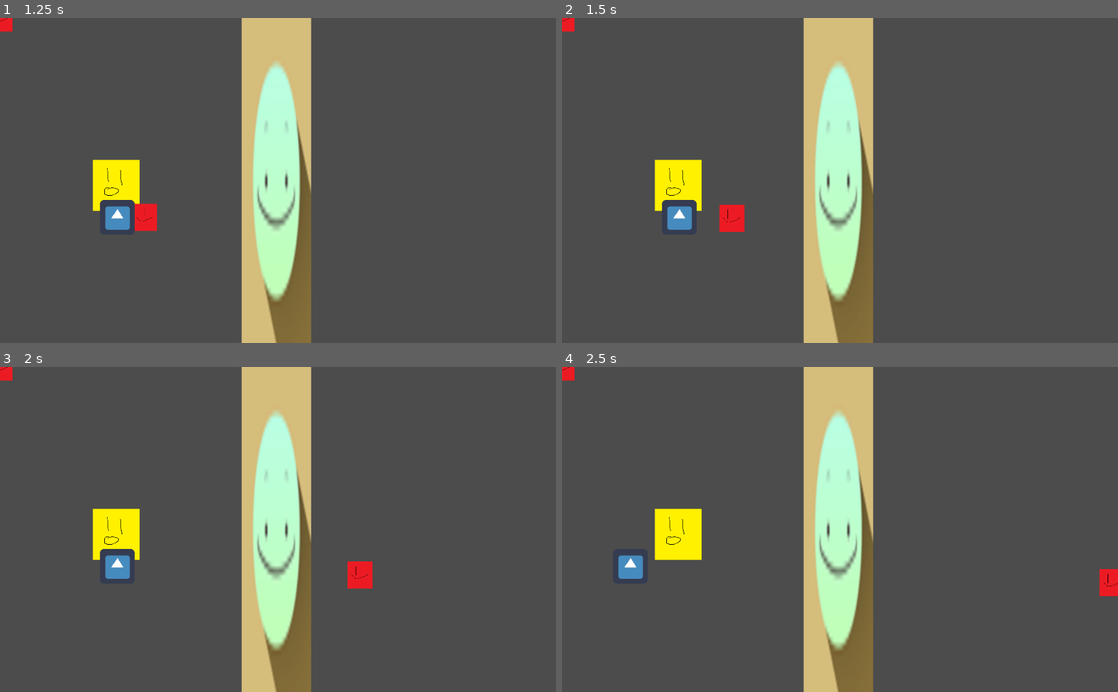
Above: before the commit, frames 1-4 (two rows, left to right).
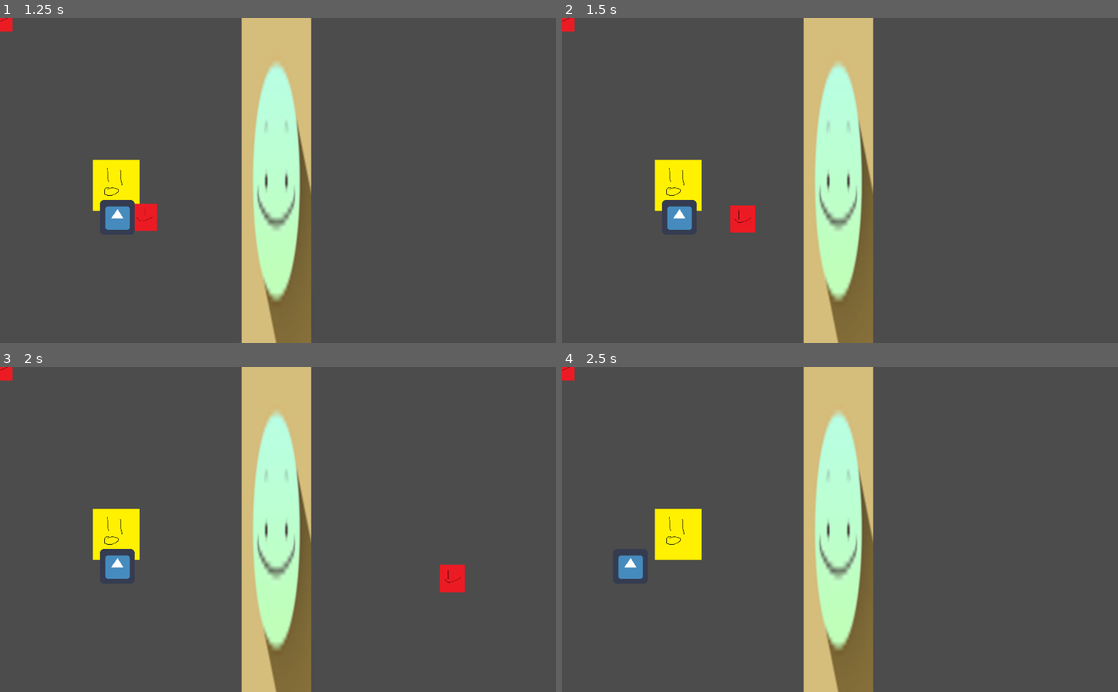
Above: after the commit, the same moments.

Repository: Lucianono/DinerWithMonster
Game: Godot game, scene res://on-site.tscn
Same seed, same stepped clock (60 frames per second), same inputs: the game is played once before the commit and once after it. The engine's default icon, where the game draws it, is replaced by a stand-in: a white triangle on a blue panel in a dark square.
Inputs (mouse positions are in pixels of both pictures, inside the frame that each line leads up to):
- Up to frame 1 (1.25 s): tap Enter at 0.5 s; move the mouse to (250, 245) at 0.52 s; hold Up (ui_up) from 0.53 s (still down); click (250, 245) at 0.67 s
- Up to frame 2 (1.5 s): keep holding Up (ui_up); tap Space at 1.25 s; move the mouse to (1006, 229) at 1.27 s; click (1006, 229) at 1.42 s
- Up to frame 3 (2 s): keep holding Up (ui_up)
- Up to frame 4 (2.5 s): move the mouse to (673, 480) at 2.02 s; release Up (ui_up) at 2.03 s; hold Left (ui_left) from 2.03 s (still down); click (673, 480) at 2.17 s

Frame 1 is identical in both runs. In frame 2, 0.4% of the frame differs, in the area x 28-35%, y 57-67%; in frame 3, 0.8%, in the area x 62-84%, y 59-70%; in frame 4, 0.3%.

Commit message:
added comments

Diff:
--- a/egg-coop.gd
+++ b/egg-coop.gd
@@ -5,7 +5,7 @@
 func _ready():
 	pass
 
-
+#when caldo touch coop
 func _on_Area2D_area_entered(area):
 	if(area.get_name() == "caldo-area"):
 		emit_signal("coop_entered")
--- a/ingredient-entity.gd
+++ b/ingredient-entity.gd
@@ -2,43 +2,45 @@
 
 var isPlayerHolding = false
 var isPlayerThrowing = false
+var isClickOnRight = true
 var global_ingr_name = null
+var speed = 1000
 var screensize
-var isClickOnRight = true
-
 var slope
 
 func _ready():
 	screensize = get_viewport_rect().size
-	print(get_node("/root/Node2D/Caldo-player").get_position())
 	pass
 
-
+#for initializing the ingredient tyoe
 func initIngrName(ingr_name):
 	global_ingr_name = ingr_name
 	print(ingr_name)
 
+#for getting the ingredient type
 func getIngrName():
 	return global_ingr_name
 
-
+#when caldo picked the ingredient
 func _on_ingredientdrop_area_entered(area):
 	if area.get_name() == "caldo-area" && !isPlayerThrowing:
 		isPlayerHolding = true
 
 func _process(delta):
+	#for smart holding and throwing
 	if isPlayerHolding && !isPlayerThrowing:
 		set_position(get_node("/root/Node2D/Caldo-player").get_position()+Vector2(50,0))
 	elif !isPlayerHolding && isPlayerThrowing:
 		if isClickOnRight:
-			set_position(position + Vector2(1,-slope)* 700 * delta)
+			set_position(position + Vector2(1,-slope)* speed * delta)
 		else:
-			set_position(position + Vector2(-1,slope)* 1000 * delta)
+			set_position(position + Vector2(-1,slope)* speed * delta)
 
-
+	#destroy when outside the screen
 	if position.x > screensize.x || position.x < 0 || position.y < 0 || position.y > screensize.y:
 		queue_free()
 
+#for left clicking
 func _unhandled_input(event):
 	if event is InputEventMouseButton:
 		if event.button_index == BUTTON_LEFT && isPlayerHolding:
@@ -47,4 +49,5 @@
 				isPlayerThrowing = true
 				isClickOnRight = event.position.x > position.x
 
+				#may math shit for aiming shit AHHAHAHHAHA
 				slope = (position.y - event.position.y)/(event.position.x - position.x)
--- a/main-sprite.gd
+++ b/main-sprite.gd
@@ -12,11 +12,12 @@
 
 
 func _physics_process(_delta):
-
+	# when keyboard pressed
 	kboard.x = int(Input.is_action_pressed("ui_right"))-int(Input.is_action_pressed("ui_left"))
 	kboard.y = int(Input.is_action_pressed("ui_down"))-int(Input.is_action_pressed("ui_up"))
 	kboard = kboard.normalized() * speed
 	kboard = move_and_slide(kboard)
 
+	#limits caldo position
 	position.y = clamp(position.y, 1 + sprite_extent.y, screensize.y - sprite_extent.y)
 	position.x = clamp(position.x, 1 + sprite_extent.x, screensize.x - sprite_extent.x)
--- a/on-site.gd
+++ b/on-site.gd
@@ -2,18 +2,16 @@
 
 
 onready var ingr = preload("res://ingredient-entity.tscn")
-onready var coop = preload("res://egg-coop.tscn")
 var coop_position
-
 var ingr_ent
 
 func _ready():
 	coop_position = get_node("Coop").get_position()
-	print(coop_position)
 	randomize()
 	set_process(true)
 
 
+#when coop touched (signal)
 func _on_Coop_coop_entered():
 	if !is_instance_valid(ingr_ent):
 		ingr_ent = ingr.instance()
